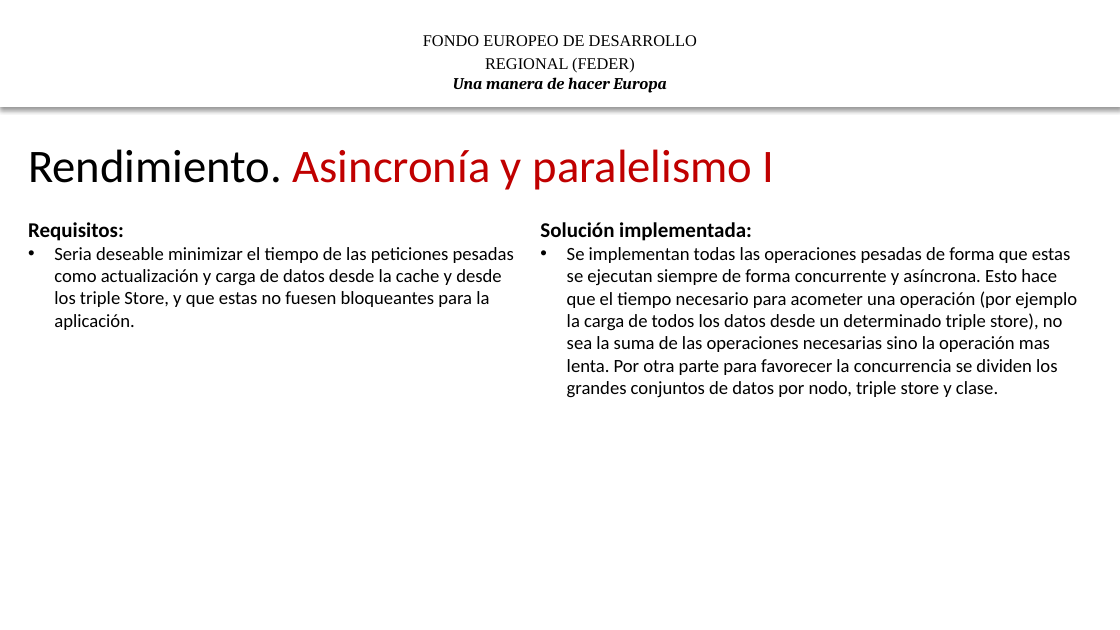
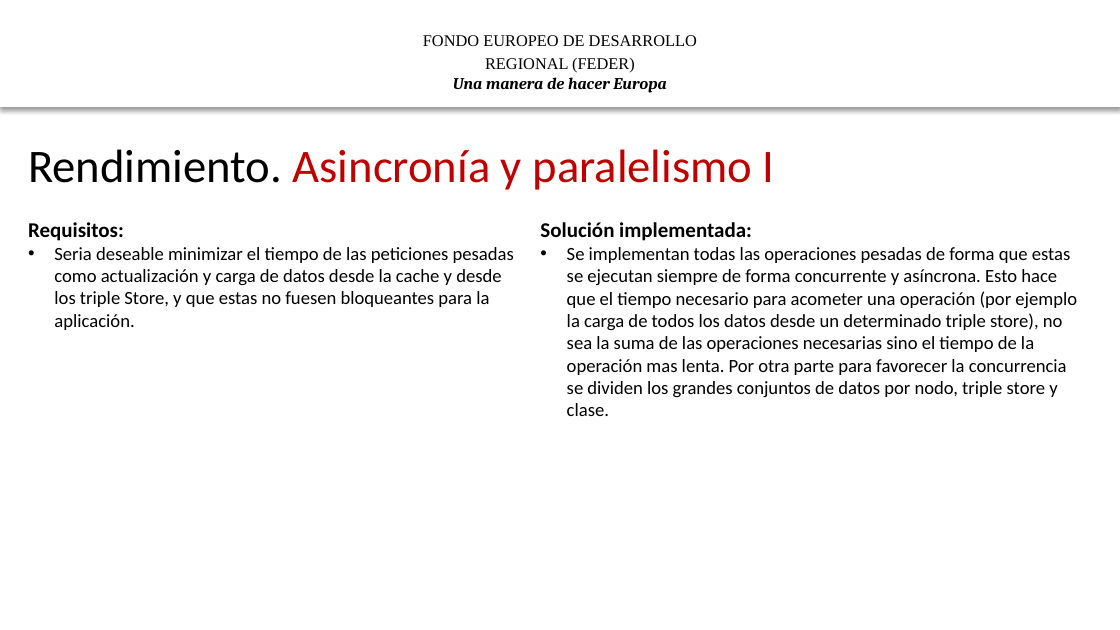
Before and after one commit to HerculesCRUE/ib-asio-docs-, a slide deck: slide 21 of 28-Material_de_formación/Formación Federación y Descubrimiento/II Descripción de bajo nivel de la lirería de descubrimiento .pptx (slide 14 before the commit). Drawn at 1120x630 pixels with LibreOffice and Linux fonts; fonts in the diff are those of the drawing; background and template pictures are left out. Boxes give left, top, right and bottom in pixels: in the first picture for what was removed or moved away, otherwise in the second. Text is boxed around its words. In the diff, an @@ line names an element or a change of style, - is before the commit and + after.

```diff
--- a/28-Material_de_formación/Formación Federación y Descubrimiento/II Descripción de bajo nivel de la lirería de descubrimiento .pptx
+++ b/28-Material_de_formación/Formación Federación y Descubrimiento/II Descripción de bajo nivel de la lirería de descubrimiento .pptx
@@ text at [567,247,1077,416]: text changed @@
-• Se implementan todas las operaciones pesadas de forma que estas se ejecutan siempre de forma concurrente y asíncrona. Esto hace que el tiempo necesario para acometer una operación (por ejemplo la carga de todos los datos desde un determinado triple store), no sea la suma de las operaciones necesarias sino la operación mas lenta. Por otra parte para favorecer la concurrencia se dividen los grandes conjuntos de datos por nodo, triple store y clase.
+• Se implementan todas las operaciones pesadas de forma que estas se ejecutan siempre de forma concurrente y asíncrona. Esto hace que el tiempo necesario para acometer una operación (por ejemplo la carga de todos los datos desde un determinado triple store), no sea la suma de las operaciones necesarias sino el tiempo de la operación mas lenta. Por otra parte para favorecer la concurrencia se dividen los grandes conjuntos de datos por nodo, triple store y clase.
```
Also in this commit, not shown: 10 other slides changed, 8 slides added, 1 slide removed, 19 other files.
